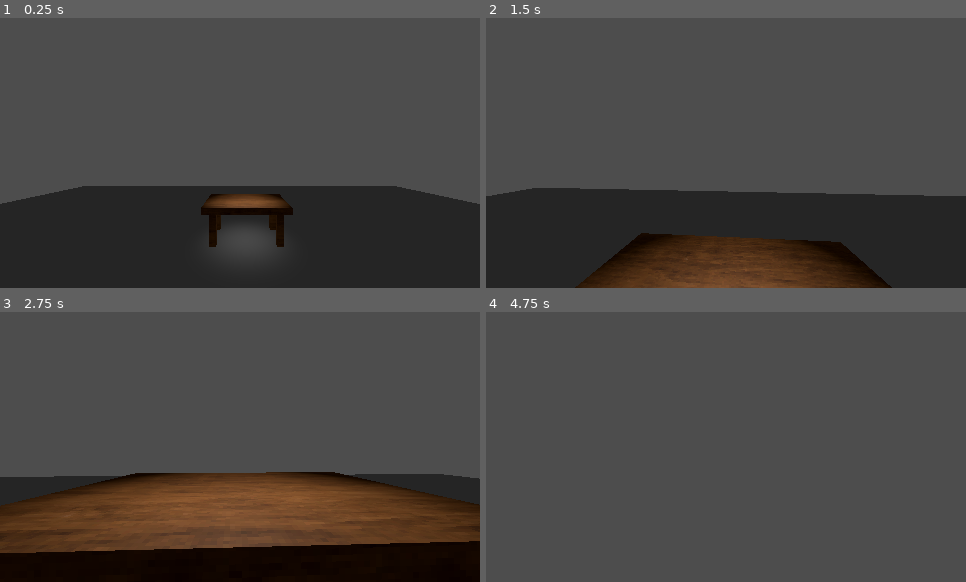
Above: before the commit, frames 1-4 (two rows, left to right).
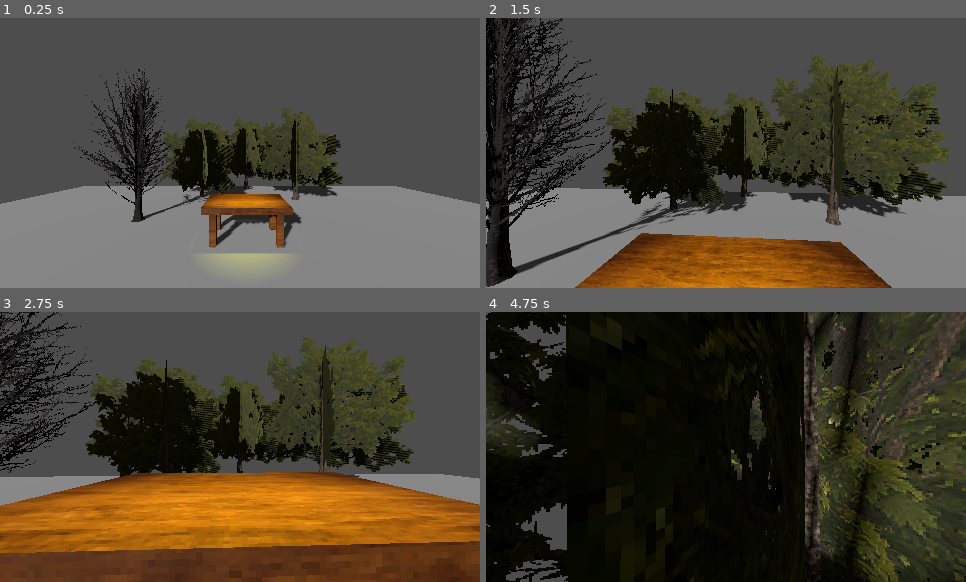
Above: after the commit, the same moments.

Repository: TheM0RSE/GameOff2026
Game: Godot game, scene res://Scenes/Main.tscn
Two runs of this game, one before a commit and one after it. Both use one fixed random seed, a clock stepped at 60 frames per second and the inputs below.
Inputs (mouse positions are in pixels of both pictures, inside the frame that each line leads up to):
- Up to frame 1 (0.25 s): no input
- Up to frame 2 (1.5 s): move the mouse to (750, 153) at 0.52 s; hold W (up) from 0.53 s (still down); tap Space (jump) at 0.77 s; move the mouse to (702, 153) at 1.27 s
- Up to frame 3 (2.75 s): keep holding W (up); tap Space (jump) at 1.52 s; tap Enter at 2 s; move the mouse to (249, 441) at 2.02 s
- Up to frame 4 (4.75 s): keep holding W (up); tap Space (jump) at 2.75, 3.02, 3.77, 4.52 s; move the mouse to (721, 452) at 2.77 s; move the mouse to (764, 449) at 3.52 s; move the mouse to (687, 444) at 4.27 s

The runs differ from the first frame. In frame 1, 45% of the frame differs, in the area x 0-100%, y 18-100%; in frame 2, 65%; in frame 3, 67%; in frame 4, 96%, in the area x 0-100%, y 0-100%.

Commit message:
Addded some PSX tree models and some global sun light.

Diff:
--- a/Scenes/Main.tscn
+++ b/Scenes/Main.tscn
@@ -1,13 +1,15 @@
 [gd_scene format=3 uid="uid://dcydvs1qdue5e"]
 
 [ext_resource type="PackedScene" uid="uid://c2f7or57sbcfm" path="res://Player/Player.tscn" id="1_r150o"]
+[ext_resource type="PackedScene" uid="uid://brt8f8onm4igd" path="res://dead_tree_rt_1.glb" id="3_kln2b"]
+[ext_resource type="PackedScene" uid="uid://dxwxecr2y7xgw" path="res://tree_rt_4.glb" id="4_pbw6q"]
 [ext_resource type="PackedScene" uid="uid://bic3k18q2t0ui" path="res://Assets/Models/Table/Table.glb" id="4_rgh2o"]
 
 [sub_resource type="Environment" id="Environment_3n5wa"]
 volumetric_fog_enabled = true
 volumetric_fog_temporal_reprojection_enabled = false
 
-[node name="Node3D" type="Node3D" unique_id=1558236688]
+[node name="Main" type="Node3D" unique_id=1558236688]
 
 [node name="CSGBox3D" type="CSGBox3D" parent="." unique_id=1294509167]
 use_collision = true
@@ -19,12 +21,34 @@
 [node name="WorldEnvironment" type="WorldEnvironment" parent="." unique_id=1741461513]
 environment = SubResource("Environment_3n5wa")
 
-[node name="Table" parent="." unique_id=1948378116 instance=ExtResource("4_rgh2o")]
-transform = Transform3D(1, 0, 0, 0, 1, 0, 0, 0, 1, 1.2193736, 0.49999952, -5.2559977)
+[node name="Lighting" type="Node3D" parent="." unique_id=1582039511]
 
-[node name="SpotLight3D" type="SpotLight3D" parent="." unique_id=722969662]
+[node name="SpotLight3D" type="SpotLight3D" parent="Lighting" unique_id=722969662]
 transform = Transform3D(1, 0, 0, 0, -4.371139e-08, 1, 0, -1, -4.371139e-08, 0.20032477, 4.4667664, -5.5480857)
+light_color = Color(1, 1, 0, 1)
 light_energy = 16.0
+shadow_enabled = true
 spot_range = 4.494
 spot_attenuation = 2.03
 spot_angle = 26.54
+
+[node name="DirectionalLight3D" type="DirectionalLight3D" parent="Lighting" unique_id=407121697]
+transform = Transform3D(0.8602798, 0.30722022, -0.40685922, -0.13602787, 0.90742916, 0.3975787, 0.49134007, -0.2866847, 0.82243353, 0, 0, 0)
+shadow_enabled = true
+
+[node name="Props" type="Node3D" parent="." unique_id=1579552728]
+
+[node name="Table" parent="Props" unique_id=1948378116 instance=ExtResource("4_rgh2o")]
+transform = Transform3D(1, 0, 0, 0, 1, 0, 0, 0, 1, 1.2193736, 0.49999952, -5.2559977)
+
+[node name="dead_tree_rt_12" parent="Props" unique_id=370425589 instance=ExtResource("3_kln2b")]
+transform = Transform3D(1, 0, 0, 0, 1, 0, 0, 0, 1, -4.1957736, 0.5000005, -7.1150794)
+
+[node name="tree_rt_42" parent="." unique_id=1919560682 instance=ExtResource("4_pbw6q")]
+transform = Transform3D(1, 0, 0, 0, 1, 0, 0, 0, 1, 3.3830364, 0.5, -10.146996)
+
+[node name="tree_rt_43" parent="." unique_id=1339597849 instance=ExtResource("4_pbw6q")]
+transform = Transform3D(1, 0, 0, 0, 1, 0, 0, 0, 1, -2.4312272, 0.022335768, -10.902896)
+
+[node name="tree_rt_44" parent="." unique_id=63709885 instance=ExtResource("4_pbw6q")]
+transform = Transform3D(1, 0, 0, 0, 1, 0, 0, 0, 1, 0.52333677, 0.49999952, -13.155657)
Binary file added: dead_tree_rt_1.glb
Not shown, added: dead_tree_rt_1.glb.import
Binary file added: dead_tree_rt_1_dead_tree_rt_1.png
Not shown, added: dead_tree_rt_1_dead_tree_rt_1.png.import
Binary file added: dead_tree_rt_1_tree_bark_rt_a_1.png
Not shown, added: dead_tree_rt_1_tree_bark_rt_a_1.png.import
Binary file added: dead_tree_rt_2.glb
Not shown, added: dead_tree_rt_2.glb.import
Binary file added: dead_tree_rt_2_dead_tree_rt_2.png
Not shown, added: dead_tree_rt_2_dead_tree_rt_2.png.import
Binary file added: dead_tree_rt_2_tree_bark_rt_a_1.png
Not shown, added: dead_tree_rt_2_tree_bark_rt_a_1.png.import
(and 34 more such lines)
